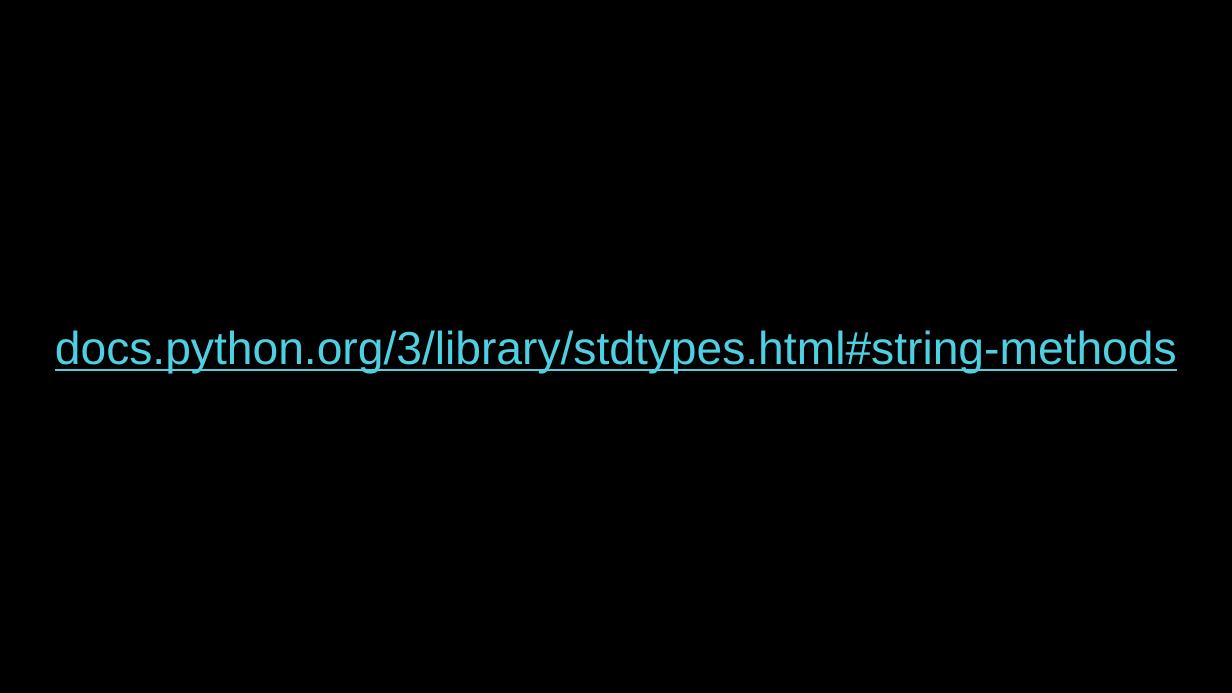
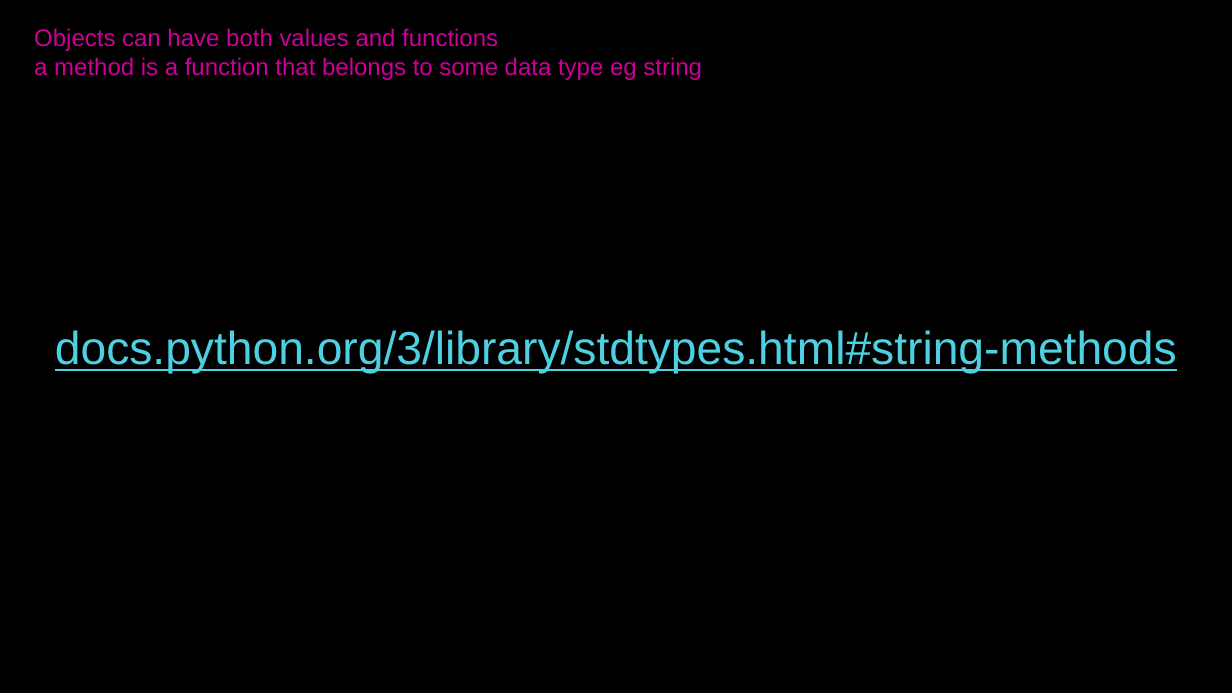
Before and after one commit to ddangman/cs50, a slide deck: slide 55 of Intro to Computer Science CS50x/CS50 2023 - Lecture 6 - Python.pptx. Drawn at 1232x693 pixels with LibreOffice and Linux fonts; fonts in the diff are those of the drawing. Boxes give left, top, right and bottom in pixels: in the first picture for what was removed or moved away, otherwise in the second. Text is boxed around its words. In the diff, an @@ line names an element or a change of style, - is before the commit and + after.

Commit message:
lecture 6 cs50x done

```diff
--- a/Intro to Computer Science CS50x/CS50 2023 - Lecture 6 - Python.pptx
+++ b/Intro to Computer Science CS50x/CS50 2023 - Lecture 6 - Python.pptx
@@ text added at (x1=34, y1=28, x2=702, y2=80), 14 pt, text #CC0099 @@
+Objects can have both values and functions
+a method is a function that belongs to some data type eg string
```
Also in this commit, not shown: 1 other slide changed, 2 slides added, 2 slides removed, 10 other files.
